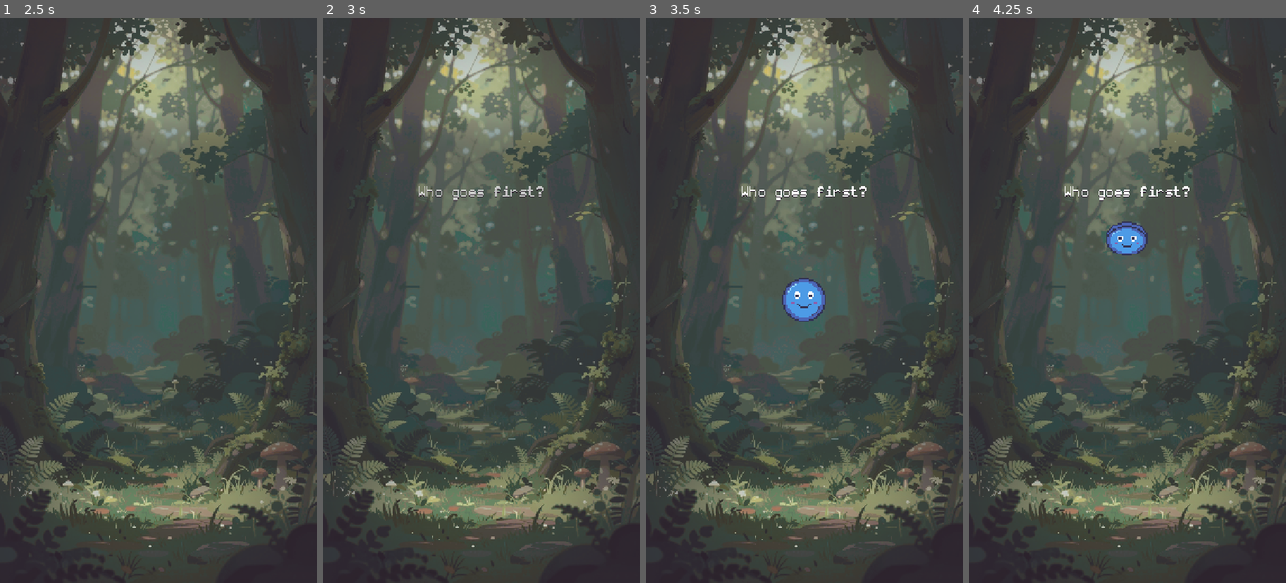
Above: before the commit, frames 1-4 (left to right).
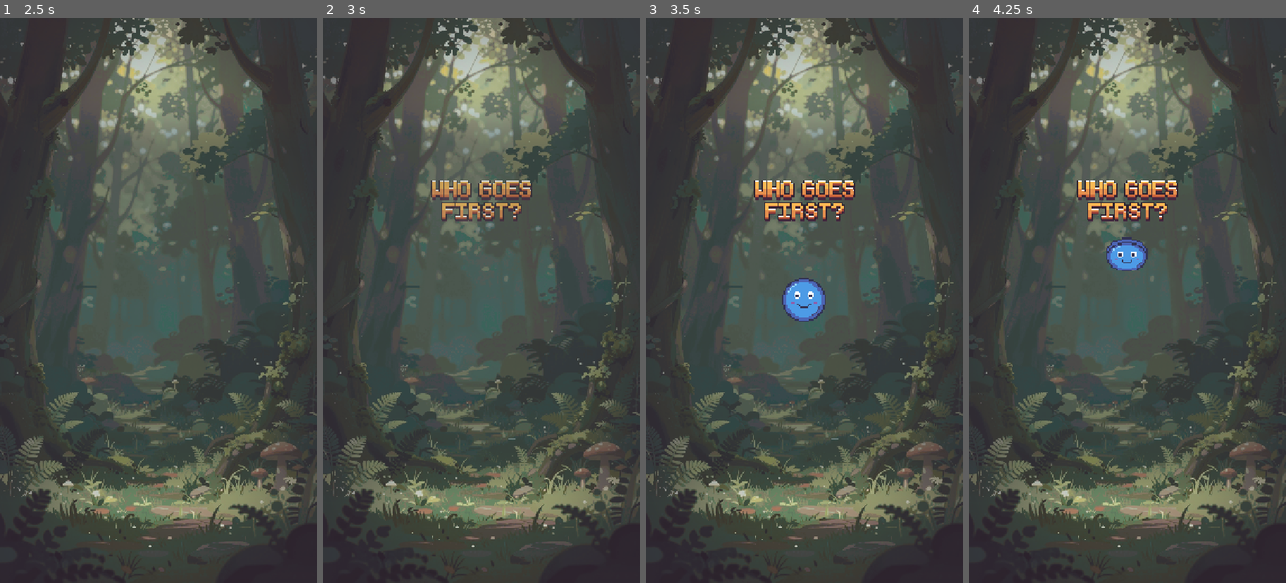
Above: after the commit, the same moments.

Repository: chumbb/four-in-a-rogue
Game: Godot game, scene res://scenes/app/boot.tscn
Two runs of this game, one before a commit and one after it. Both use one fixed random seed, a clock stepped at 60 frames per second and the inputs below.
Inputs (mouse positions are in pixels of both pictures, inside the frame that each line leads up to):
- Up to frame 1 (2.5 s): tap Enter (ui_accept) at 0.5 s; move the mouse to (228, 272) at 0.52 s; hold Enter (ui_accept) 0.53-1.25 s; click (228, 272) at 0.67 s; click "Skip" at 1.25 s; drag from (95, 328) to (142, 413) at 2.02 s
- Up to frame 2 (3 s): tap Enter (ui_accept) at 2.75 s; move the mouse to (513, 176) at 2.77 s; hold Enter (ui_accept) from 2.78 s (still down); click (513, 176) at 2.92 s
- Up to frame 3 (3.5 s): keep holding Enter (ui_accept)
- Up to frame 4 (4.25 s): release Enter (ui_accept) at 3.5 s; drag from (1111, 413) to (1032, 215) at 3.52 s

Frame 1 is identical in both runs. In frame 2, 1.6% of the frame differs, in the area x 30-70%, y 28-36%; in frame 3, 1.6%; in frame 4, 2.5%, in the area x 30-70%, y 28-45%.

Commit message:
Coin flip: "Who goes first?" in the logo's gold letters, drop "Swipe up to flip"
Co-Authored-By: Claude Opus 5.5 <noreply@anthropic.com>

Diff:
--- a/scripts/ui/coin_flip.gd
+++ b/scripts/ui/coin_flip.gd
@@ -6,7 +6,8 @@
 ## (blue = player). A stronger toss only adds spins and arc within the same
 ## TOSS_SEC. Then: rest, a flash in the winner's colour + "goes first" banner,
 ## and the board fades in over the forest. "Who goes first?" heads the screen
-## and an arrow under the coin loops a swipe-up hint. Release → board ~3.7 s
+## in the logo's gold letters and an arrow under the coin loops a swipe-up hint
+## (no prompt text; Sean 2026-11-21). Release → board ~3.7 s
 ## (Sean 2026-11-20: room to register the result; was ≤ 3 s).
 
 const FRAME_PATH := "res://assets/goobs/vanilla/%s_pitch/frame_%02d.png"
@@ -17,6 +18,7 @@
 const COIN_SCALE := 2.0 ## 32 px Goob drawn at 2× game px
 const COIN_PX := 32.0
 const ARROW := preload("res://assets/ui/swipe_arrow.png")
+const HEADING := preload("res://assets/ui/heading_who_goes_first.png")
 const HEADING_Y := 70.0 ## "Who goes first?" top on the 480-tall design
 const DESIGN_HEIGHT := 480.0
 const ARROW_SCALE := 2.0 ## same 2× as the coin
@@ -24,7 +26,6 @@
 const ARROW_TO := 40.0 ## ...and rises toward the coin's bottom edge
 const ARROW_SEC := 0.8
 const ARROW_PAUSE_SEC := 0.25
-const PROMPT_GAP := 118.0 ## coin centre → prompt top
 const BANNER_SIZE := Vector2(258, 44)
 const BANNER_GAP := 52.0 ## coin centre → banner top
 
@@ -63,8 +64,7 @@
 
 var _stage: PixelStage
 var _coin: TextureRect
-var _prompt: Label
-var _heading: Label
+var _heading: TextureRect
 var _arrow: TextureRect
 var _arrow_tween: Tween
 var _banner: NinePatchRect
@@ -96,16 +96,7 @@
 	add_child(_stage)
 	_coin = _stage.add_image(_frames.blue[0])
 	_coin.pivot_offset = Vector2(COIN_PX, COIN_PX) * 0.5
-	_prompt = _stage.add_label("Swipe up to flip", PixelStage.WHITE, &"Mono2")
-	_prompt.horizontal_alignment = HORIZONTAL_ALIGNMENT_CENTER
-	_prompt.add_theme_color_override(&"font_shadow_color", PixelStage.INK0)
-	_prompt.add_theme_constant_override(&"shadow_offset_x", 0)
-	_prompt.add_theme_constant_override(&"shadow_offset_y", 2)
-	_heading = _stage.add_label("Who goes first?", PixelStage.WHITE, &"Mono2")
-	_heading.horizontal_alignment = HORIZONTAL_ALIGNMENT_CENTER
-	_heading.add_theme_color_override(&"font_shadow_color", PixelStage.INK0)
-	_heading.add_theme_constant_override(&"shadow_offset_x", 0)
-	_heading.add_theme_constant_override(&"shadow_offset_y", 2)
+	_heading = _stage.add_image(HEADING)
 	_arrow = _stage.add_image(ARROW)
 	_arrow.scale = Vector2.ONE * ARROW_SCALE
 	_banner = NinePatchRect.new()
@@ -136,11 +127,8 @@
 	_rest = centre - Vector2(COIN_PX, COIN_PX) * 0.5
 	if not tossed:
 		_coin.position = _rest
-	_prompt.size = Vector2(_stage.game_size.x, 32)
-	_prompt.position = Vector2(0, centre.y + PROMPT_GAP)
 	var top := floorf((_stage.game_size.y - DESIGN_HEIGHT) * 0.5)
-	_heading.size = Vector2(_stage.game_size.x, 32)
-	_heading.position = Vector2(0, maxf(top + HEADING_Y, _stage.safe.position.y + 16.0))
+	_heading.position = Vector2(floorf((_stage.game_size.x - HEADING.get_width()) * 0.5), maxf(top + HEADING_Y, _stage.safe.position.y + 16.0))
 	_arrow.position.x = centre.x - floorf(ARROW.get_width() * ARROW_SCALE * 0.5)
 	_banner.position = Vector2(floorf((_stage.game_size.x - BANNER_SIZE.x) * 0.5), centre.y + BANNER_GAP)
 
@@ -149,7 +137,6 @@
 func _pop_in() -> void:
 	_coin.scale = Vector2.ZERO
 	_heading.modulate.a = 0.0
-	_prompt.modulate.a = 0.0
 	_arrow.modulate.a = 0.0
 	var tween := create_tween()
 	tween.tween_property(_heading, "modulate:a", 1.0, HEADING_IN_SEC)
@@ -162,11 +149,10 @@
 		tween.tween_callback(func() -> void: toss(TAP_STRENGTH))
 
 
-## Prompt fades in; the arrow loops: appears low, rises toward the coin, fades.
+## The arrow loops: appears low, rises toward the coin, fades.
 func _start_hint() -> void:
 	if tossed:
 		return
-	create_tween().tween_property(_prompt, "modulate:a", 1.0, 0.2)
 	var centre_y := floorf(_stage.game_size.y * 0.5)
 	_arrow_tween = create_tween().set_loops()
 	_arrow_tween.tween_callback(_reset_arrow.bind(centre_y + ARROW_FROM))
@@ -228,7 +214,7 @@
 	if (half_turns % 2 == 0) != player_first:
 		half_turns += 1
 	# The top of the arc stays below the heading.
-	var room := _rest.y - COIN_PX * (COIN_SCALE - 1.0) * 0.5 - (_heading.position.y + _heading.size.y + 6.0)
+	var room := _rest.y - COIN_PX * (COIN_SCALE - 1.0) * 0.5 - (_heading.position.y + HEADING.get_height() + 6.0)
 	arc_px = MIN_ARC_PX + strength * clampf(room - MIN_ARC_PX, 0.0, EXTRA_ARC_PX)
 	_coin.scale = Vector2.ONE * COIN_SCALE
 	_coin.position = _rest
@@ -236,9 +222,7 @@
 	GameFlow.sfx.play(&"coin_whirr", false, 0.85 + strength * 0.4)
 	if _arrow_tween:
 		_arrow_tween.kill()
-	var hide := create_tween().set_parallel()
-	hide.tween_property(_prompt, "modulate:a", 0.0, 0.15)
-	hide.tween_property(_arrow, "modulate:a", 0.0, 0.1)
+	create_tween().tween_property(_arrow, "modulate:a", 0.0, 0.1)
 	var tween := create_tween()
 	tween.tween_method(_toss_step, 0.0, 1.0, TOSS_SEC)
 	tween.tween_callback(_land)
Binary file changed: art/ui/ui_kit_sheet4x.png
Binary file added: assets/ui/heading_who_goes_first.png
Not shown, changed: CLAUDE.md
